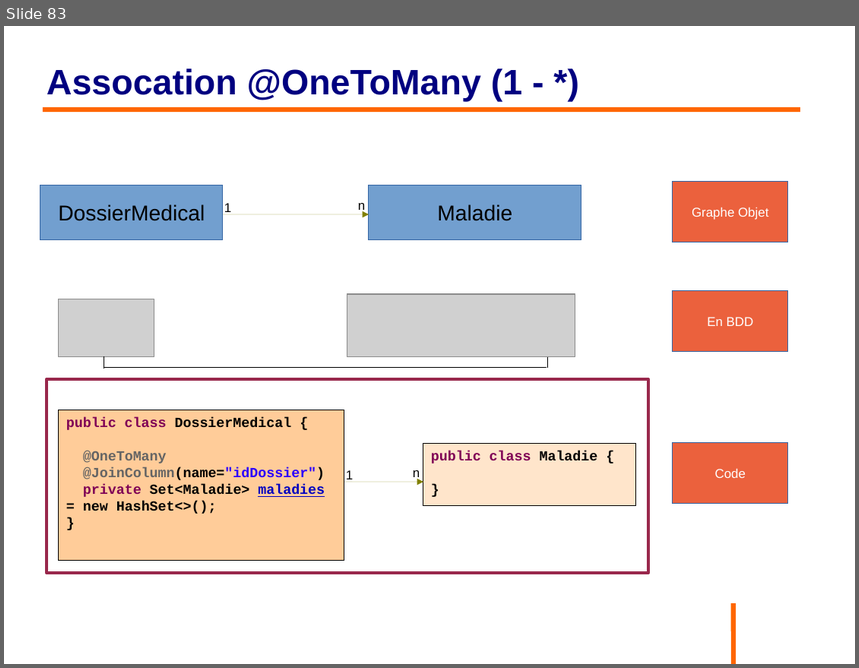
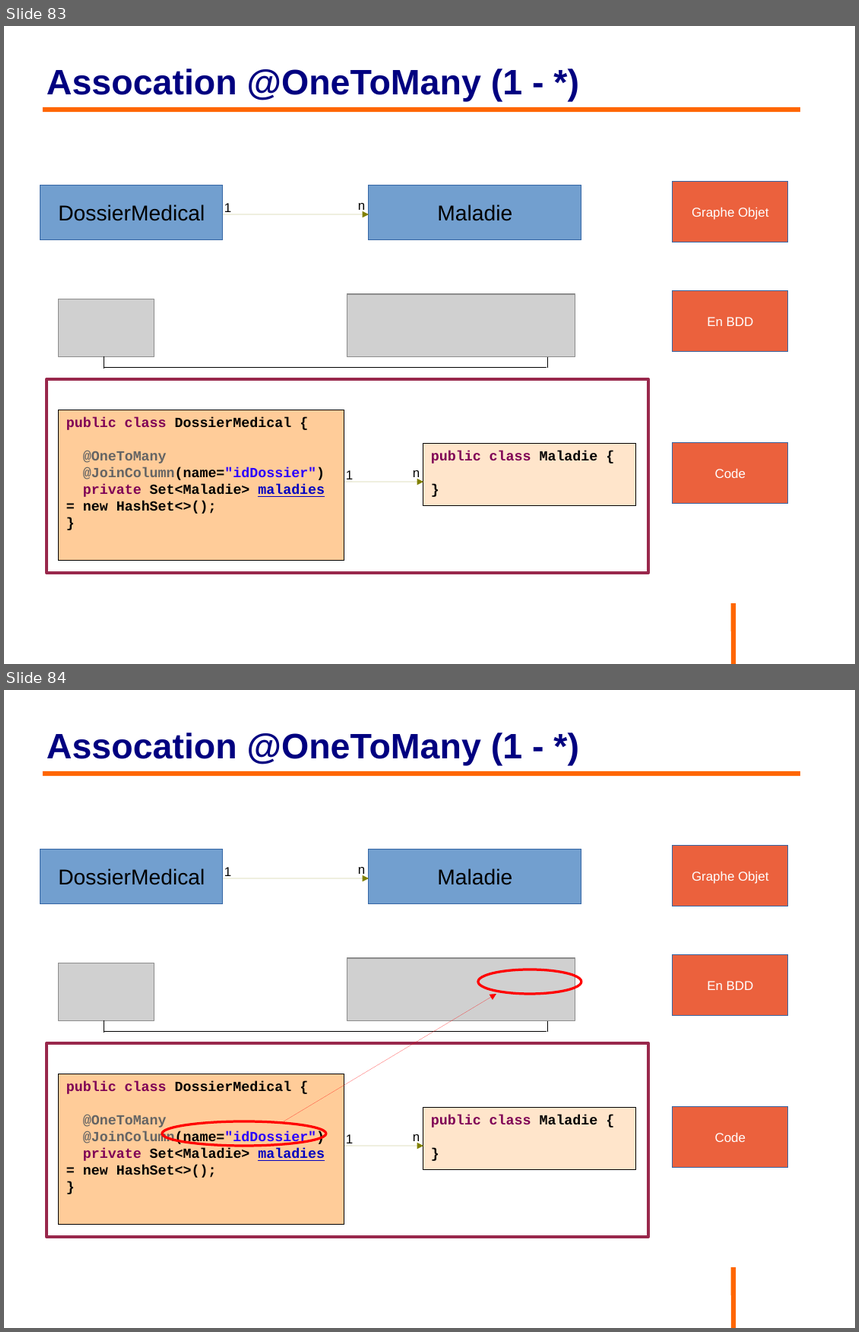
Before and after one commit to philphils/formation-hibernate-basique, a slide deck: Documentation/diapo_formation_hibernate.odp. Shown one above the other, each under a label of ours: slide 83 before the commit, slides 83 and 84 after it. The pictures are 859x668 and 859x1332 pixels, drawn with LibreOffice and Linux fonts; fonts in the diff are those of the drawing; grey boxes stand for pictures; background and template pictures are left out. Boxes give left, top, right and bottom in pixels: in the first picture for what was removed or moved away, otherwise in the second. Text is boxed around its words. In the diff, an @@ line names an element or a change of style, - is before the commit and + after.

```diff
--- a/Documentation/diapo_formation_hibernate.odp
+++ b/Documentation/diapo_formation_hibernate.odp
@@ slide 84 added at (x1=4, y1=690, x2=855, y2=1328), background #FFFFFF; not listed: 1 template element that a slide beside it also shows @@
@@ title added at (x1=47, y1=733, x2=522, y2=765), 33 pt, text #000080, bold @@
+Assocation @OneToMany (1 - *)
@@ line added from (43, 774) to (801, 774), #FF6600 4.54 pt @@
@@ rectangle added at (x1=40, y1=849, x2=223, y2=904), fill #729FCF, outline #3465A4 0 pt, 20 pt, text #000000 @@
+DossierMedical
@@ rectangle added at (x1=369, y1=849, x2=582, y2=904), fill #729FCF, outline #3465A4 0 pt, 20 pt, text #000000 @@
+Maladie
@@ rectangle added at (x1=673, y1=846, x2=789, y2=907), fill #EB613D, outline #3465A4 0 pt, 12 pt, text #FFFFFF @@
+Graphe Objet
@@ text added at (x1=224, y1=867, x2=231, y2=876), 12 pt, text #000000 @@
+1
@@ text added at (x1=358, y1=867, x2=365, y2=878), 12 pt, text #000000 @@
+n
@@ arrow added from (223, 878) to (369, 878), #808000 0 pt @@
@@ group added at (x1=59, y1=958, x2=576, y2=1031): 2 lines, 2 pictures @@
@@ rectangle added at (x1=673, y1=956, x2=789, y2=1017), fill #EB613D, outline #3465A4 0 pt, 12 pt, text #FFFFFF @@
+En BDD
@@ ellipse added at (x1=478, y1=970, x2=582, y2=993), outline #FF0000 2.3 pt @@
@@ arrow added from (284, 1122) to (496, 994), #FF0000 0 pt @@
@@ line added from (104, 1021) to (104, 1033), #000000 0 pt @@
@@ rectangle added at (x1=47, y1=1043, x2=649, y2=1238), fill #FFFFFF, outline #99284C 2.83 pt @@
@@ rectangle added at (x1=59, y1=1074, x2=344, y2=1225), fill #FFCC99, outline #000000 0 pt, 13 pt, text #000000, bold @@
+public class DossierMedical {
+@OneToMany
+@JoinColumn(name="idDossier")
+private Set<Maladie> maladies = new HashSet<>();
+}
@@ ellipse added at (x1=162, y1=1122, x2=327, y2=1146), outline #FF0000 2.3 pt @@
@@ rectangle added at (x1=424, y1=1108, x2=636, y2=1170), fill #FFCC99 at 50% opacity, outline #000000 0 pt, 13 pt, text #7F0055, bold @@
+public class Maladie {
+}
@@ rectangle added at (x1=673, y1=1107, x2=789, y2=1168), fill #EB613D, outline #3465A4 0 pt, 12 pt, text #FFFFFF @@
+Code
@@ text added at (x1=346, y1=1135, x2=353, y2=1144), 12 pt, text #000000 @@
+1
@@ text added at (x1=413, y1=1135, x2=420, y2=1145), 12 pt, text #000000 @@
+n
@@ arrow added from (344, 1147) to (424, 1147), #808000 0 pt @@
```
Also in this commit, not shown: 4 slides changed, 1 other slide added.
